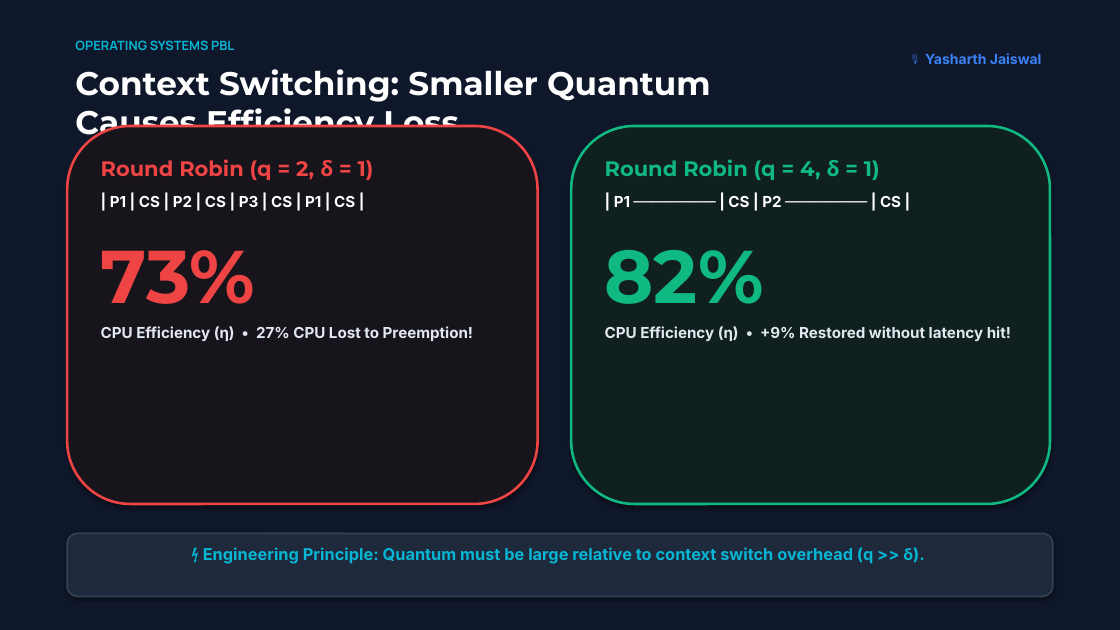
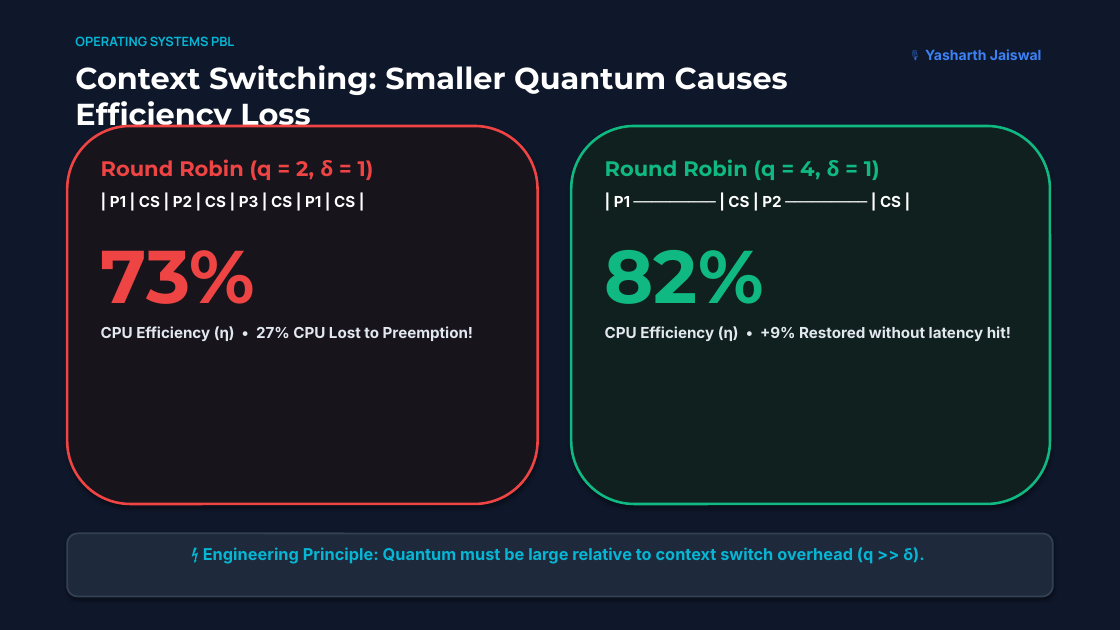
Before and after one commit to SPARSHsrihero1/OS-PBL-CPU-Scheduler, a slide deck: slide 5 of OS_PBL_Presentation_Deck.pptx. Drawn at 1120x630 pixels with LibreOffice and Linux fonts; fonts in the diff are those of the drawing. Boxes give left, top, right and bottom in pixels: in the first picture for what was removed or moved away, otherwise in the second. Text is boxed around its words. In the diff, an @@ line names an element or a change of style, - is before the commit and + after.

```diff
--- a/OS_PBL_Presentation_Deck.pptx
+++ b/OS_PBL_Presentation_Deck.pptx
@@ text "OPERATING SYSTEMS PBL": place and size @@
-text "OPERATING SYSTEMS PBL" at <box>75,40,234,50</box>
+text "OPERATING SYSTEMS PBL" at <box>75,36,234,46</box>
@@ text "Context Switching: Smaller Quantum Causes ..." at <box>75,65,788,133</box>: size 28 to 26 pt @@
@@ text "🎙️ Yasharth Jaiswal": place and size @@
-text "🎙️ Yasharth Jaiswal" at <box>925,53,1042,64</box>
+text "🎙️ Yasharth Jaiswal" at <box>925,49,1042,60</box>
```
Also in this commit, not shown: 6 other slides changed, 3 slides added, 3 slides removed, 2 other files.
